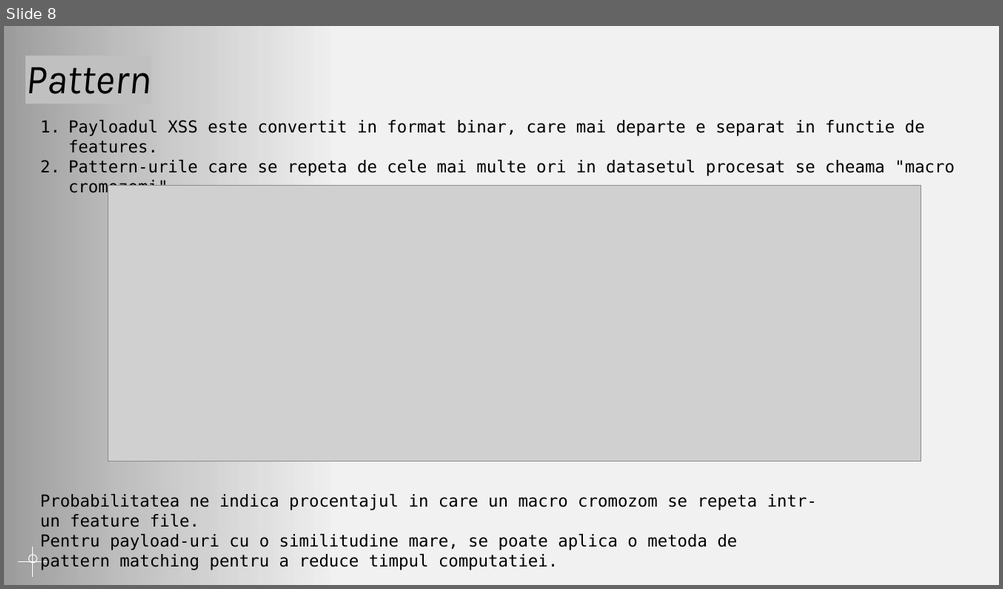
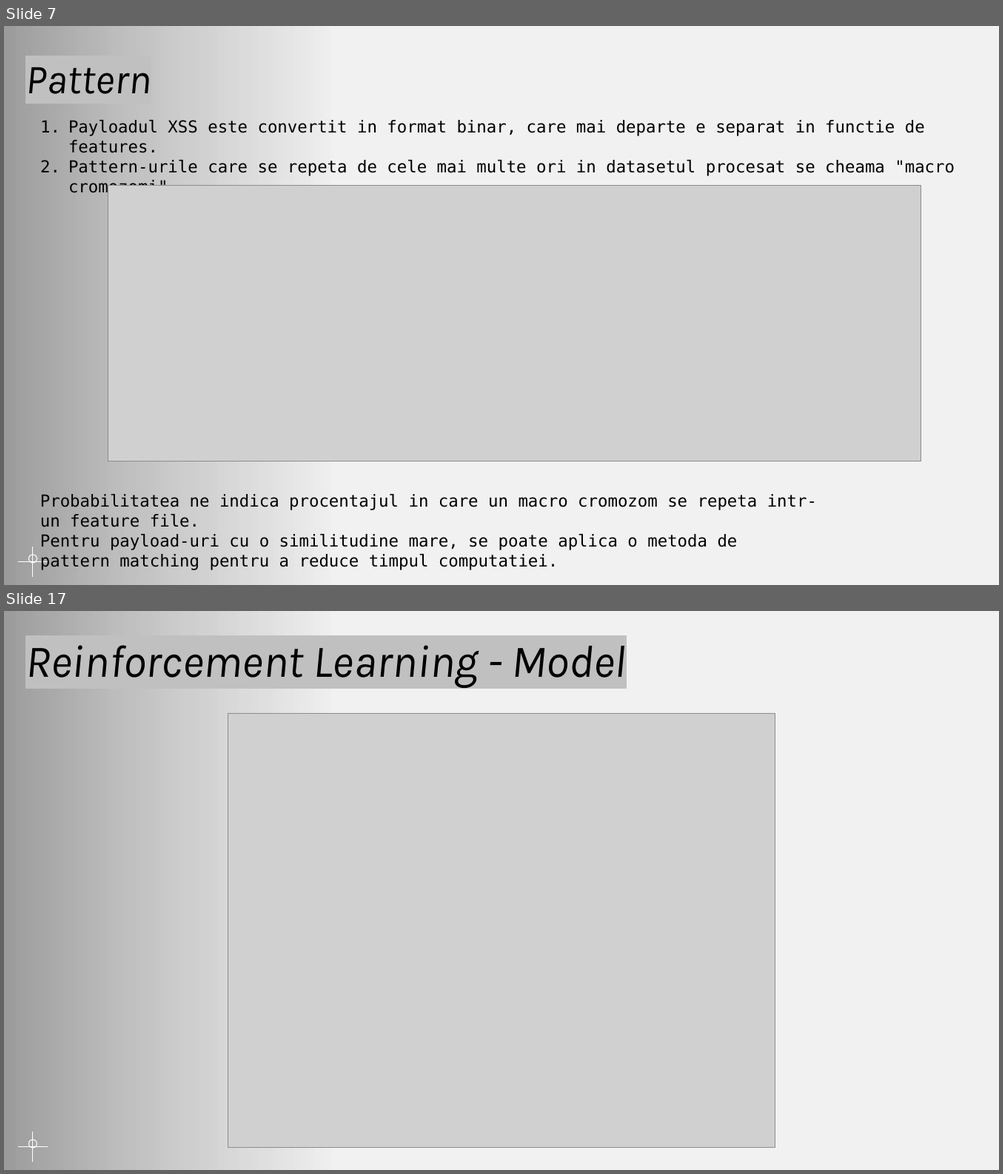
Before and after one commit to AntonioN09/ProiectTSS, a slide deck: Proiect_TSS.pptx. Shown one above the other, each under a label of ours: slide 8 before the commit, slides 7 and 17 after it; the slides between them are not shown. The pictures are 1003x589 and 1003x1174 pixels, drawn with LibreOffice and Linux fonts; fonts in the diff are those of the drawing; grey boxes stand for pictures; background and template pictures are left out. Boxes give left, top, right and bottom in pixels: in the first picture for what was removed or moved away, otherwise in the second. Text is boxed around its words. In the diff, an @@ line names an element or a change of style, - is before the commit and + after.

```diff
--- a/Proiect_TSS.pptx
+++ b/Proiect_TSS.pptx
@@ slide 17 added at <box>4,611,999,1170</box>, background picture (left out) @@
@@ rectangle added at <box>4,611,333,1170</box>, fill gradient #000000 @@
@@ title added at <box>25,645,626,688</box>, 44.1 pt, text #000000, italic @@
+Reinforcement Learning - Model
@@ picture added at <box>227,713,776,1148</box> @@
@@ ellipse added at <box>28,1140,37,1148</box>, outline #FFFFFF 0.75 pt @@
@@ line added from (33, 1162) to (33, 1133), #FFFFFF 0.75 pt @@
@@ line added from (18, 1147) to (47, 1147), #FFFFFF 0.75 pt @@
@@ what was slide 8 is now slide 7 @@
```
Also in this commit, not shown: 5 slides changed, 7 other slides added, 1 slide removed, 2 other files.
